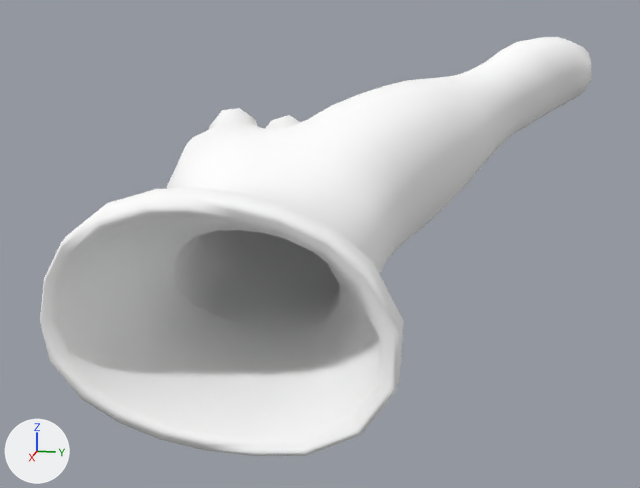
The Blender file Assets/Meshes/glove_R.blend: old version first, new version second.
The view is the same before and after, from a 50 mm lens placed at (23.5, 6.1, 6.5), pointed at (-6.0, 0.2, -0.8). Every picture has the same lights, and +X, +Y and +Z are marked at lower left.

Names of what the first picture shows: 'r_handMeshNode'.
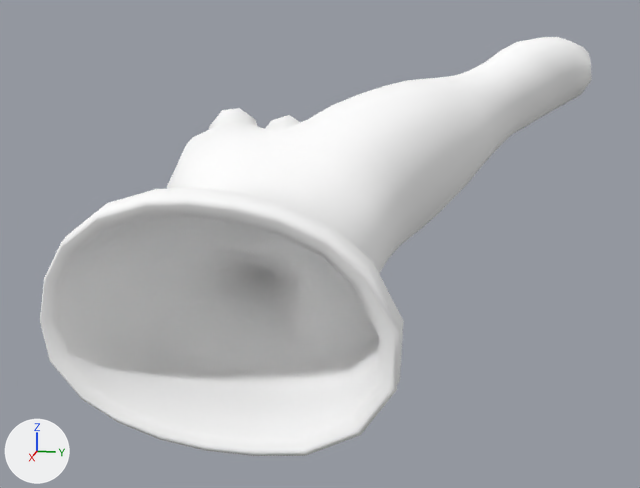
Commit message: Improved Ghost Hand Model

Changed parts and their boxes (x1, y1, x2, y2) in the pictures (640 x 488 px):
part 1 of me_mesh, cut back: (88, 217, 379, 405) in both

The change, as a diff of the scene's bpy script:
```diff
--- a/Assets/Meshes/glove_R.blend.py
+++ b/Assets/Meshes/glove_R.blend.py
@@ me_mesh @@
 # used by ob_r_handmeshnode; location = (0.0, 0.0, 0.0); rotation_euler = (11.0, 0.0, 0.0), in degrees (270, 0, 0)
-me_mesh.from_pydata(...)  # 4996 vertices, 9604 faces; spans x -19.4..5.7, y -6.2..3.2, z -6.2..9.2
+me_mesh.from_pydata(...)  # 1420 vertices, 2556 faces, 20 loose edges; spans x -19.4..5.7, y -6.2..3.2, z -6.2..9.2
+# me_mesh part 1: 16 vertices moved from x 2.4..3.3, y -1.7..2.0, z -3.1..3.0 to x 2.4..3.4, y -1.9..2.2, z -3.4..3.4; 3582 vertices removed from x -19.0..4.3, y -5.8..2.7, z -5.8..8.8; 6 vertices added at x 1.8..3.4, y -2.1..2.3, z -1.2..0.8
 me_mesh.materials.append(mat_material)
```
